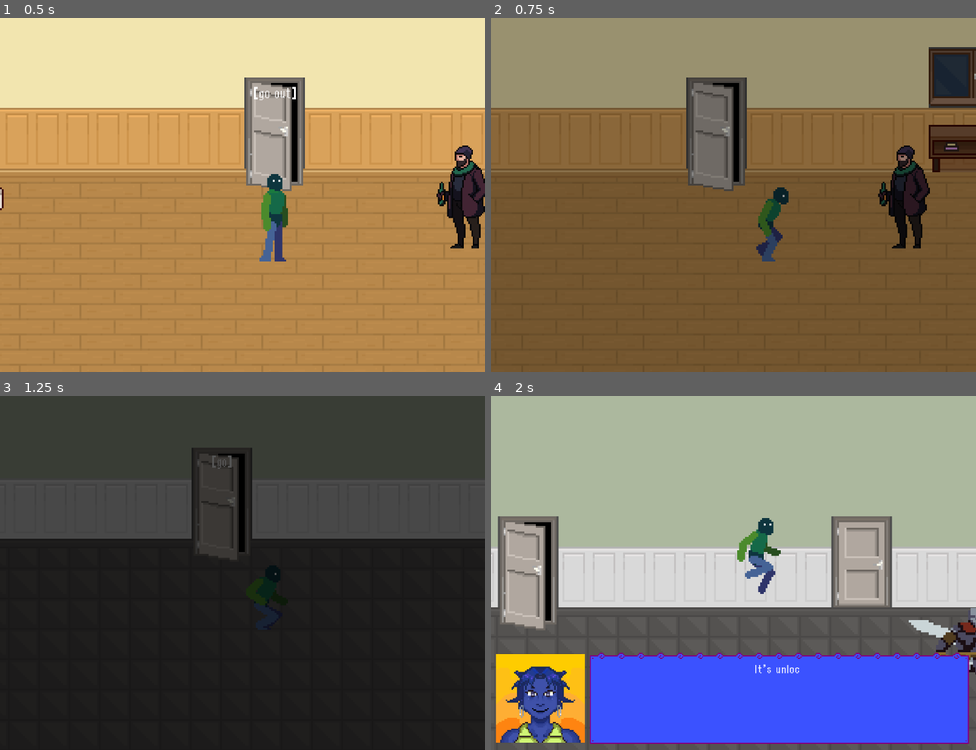
Above: before the commit, frames 1-4 (two rows, left to right).
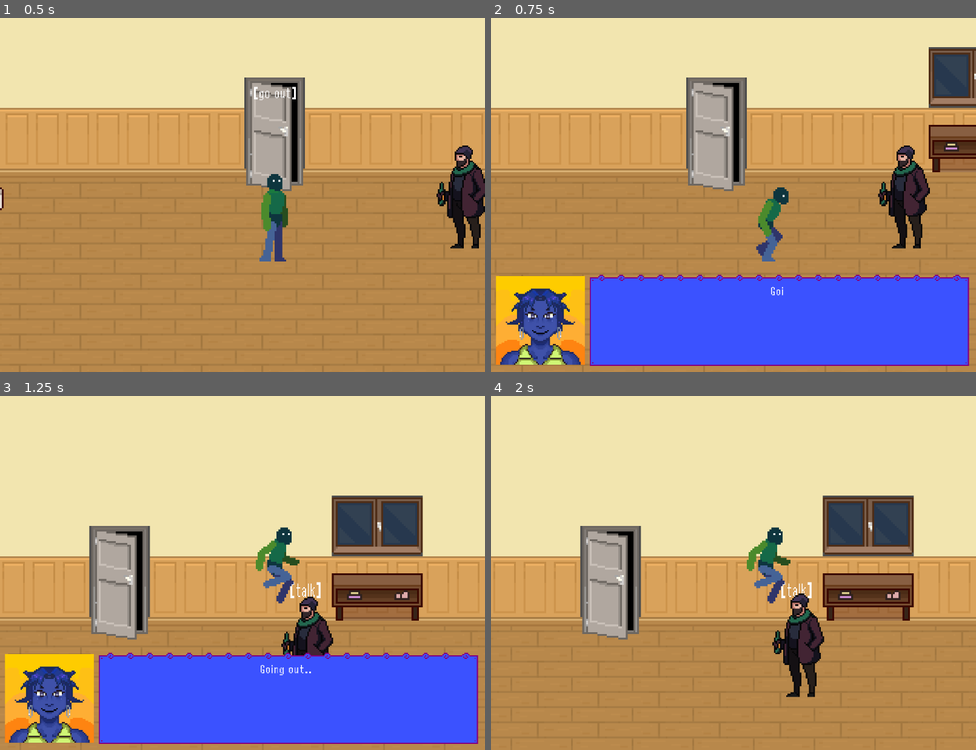
Above: after the commit, the same moments.

Repository: nisaturk/mirrorfixer-prototype
Game: Godot game, scene res://scenes/flat.tscn
The game is run twice, just before and just after one commit, with the same random seed, the same clock (stepped at 60 frames per second) and the same inputs. This scene is started directly instead of the project's main scene.
Inputs (mouse positions are in pixels of both pictures, inside the frame that each line leads up to):
- Up to frame 1 (0.5 s): no input
- Up to frame 2 (0.75 s): move the mouse to (840, 177) at 0.52 s; press the mouse at (840, 177) at 0.53 s; hold Right (move_right) from 0.53 s (still down)
- Up to frame 3 (1.25 s): keep holding Right (move_right); tap Up (jump) at 0.77 s
- Up to frame 4 (2 s): keep holding Right (move_right); move the mouse to (636, 590) at 1.27 s; release the mouse at (636, 590) at 1.28 s; click (636, 590) at 1.35 s; tap Up (jump) at 1.52 s

Frame 1 is identical in both runs. In frame 2, 98% of the frame differs, in the area x 0-100%, y 0-100%; in frame 3, 99%; in frame 4, 100%.

Commit message:
savepoint debut

Diff:
--- a/jsonfiles/dialogue-prototype.json
+++ b/jsonfiles/dialogue-prototype.json
@@ -177,6 +177,7 @@
 	"type": "line",
 	"text": "Ah, you found what you were missing. You may pass.",
 	"action": "allow_pass",
+	"set_flag": "unlocked_save_point",
 	"next_id": "end"
   },
 "elevator": {
@@ -187,7 +188,6 @@
 	{ "text": "✦ Floor 2", "next_id": "floor_2" },
 	{ "text": "✦ Floor 1", "next_id": "floor_1" },
 	{ "text": "✦ Stay", "next_id": "end" }
-
   ]
 },
 "floor_2": {
@@ -339,5 +339,18 @@
 	"type": "line",
 	"text": "stop bothering me",
 	"next_id": "end"
+  },
+"save_prompt": {
+	"type": "choice",
+	"text": "Record your progress?",
+	"options": [
+	  { "text": "✦ Yes.", "action": "save_game", "next_id": "save_success" },
+	  { "text": "✦ No.", "next_id": "end" }
+	]
+  },
+  "save_success": {
+	"type": "line",
+	"text": "Your progress has been saved.",
+	"next_id": "end"
   }
 }
--- a/project.godot
+++ b/project.godot
@@ -25,6 +25,7 @@
 ActionManager="*res://scripts/action_manager.gd"
 PauseMenu="*res://scenes/pause_menu.tscn"
 Events="*res://scripts/events.gd"
+SaveManager="*res://scripts/save_manager.gd"
 
 [dialogic]
 
--- a/scenes/elevator.tscn
+++ b/scenes/elevator.tscn
@@ -119,8 +119,6 @@
 [node name="Elevator" type="Area2D"]
 script = ExtResource("1_gisge")
 
-[node name="CollisionShape2D" type="CollisionShape2D" parent="."]
-
 [node name="AudioStreamPlayer2D" type="AudioStreamPlayer2D" parent="."]
 stream = ExtResource("2_gisge")
 
--- a/scenes/lobby.tscn
+++ b/scenes/lobby.tscn
@@ -13,6 +13,7 @@
 [ext_resource type="PackedScene" uid="uid://bq11jmsomieh6" path="res://scenes/bell.tscn" id="11_iwi7x"]
 [ext_resource type="PackedScene" uid="uid://bglrg2vgdl6e" path="res://scenes/elevator.tscn" id="12_wjff0"]
 [ext_resource type="PackedScene" uid="uid://mu6xyf36gys6" path="res://scenes/player.tscn" id="13_h1rib"]
+[ext_resource type="PackedScene" uid="uid://vv83wweejgsk" path="res://scenes/save_point.tscn" id="14_q6qq2"]
 
 [sub_resource type="TileSetAtlasSource" id="TileSetAtlasSource_yqjtg"]
 texture = ExtResource("1_dyhay")
@@ -3621,5 +3622,7 @@
 [node name="StairsSpawn" type="Marker2D" parent="SpawnPoints"]
 position = Vector2(361, 26)
 
-[connection signal="appeared" from="MissManager" to="Bell" method="deactivate"]
+[node name="SavePoint" parent="." instance=ExtResource("14_q6qq2")]
+position = Vector2(-285, 29)
+
 [connection signal="bell_rung" from="Bell" to="MissManager" method="_on_bell_bell_rung"]
--- a/scenes/maxime.tscn
+++ b/scenes/maxime.tscn
@@ -205,7 +205,7 @@
 [node name="Maxime" type="CharacterBody2D"]
 script = ExtResource("1_7ki3r")
 
-[node name="InteractableObject" parent="." instance=ExtResource("1_o83ev")]
+[node name="InteractablePerson" parent="." instance=ExtResource("1_o83ev")]
 position = Vector2(-32, -23)
 scale = Vector2(1.2667676, 1.6269584)
 dialogue_id = "maxime_greet"
--- a/scenes/miss_manager.tscn
+++ b/scenes/miss_manager.tscn
@@ -107,7 +107,7 @@
 [node name="MissManager" type="CharacterBody2D"]
 script = ExtResource("1_cfrt7")
 
-[node name="Interactable" parent="." instance=ExtResource("3_7e2hn")]
+[node name="InteractablePerson" parent="." instance=ExtResource("3_7e2hn")]
 visible = false
 position = Vector2(-20, -12)
 scale = Vector2(0.8018649, 0.80489475)
--- a/scenes/ninh.tscn
+++ b/scenes/ninh.tscn
@@ -51,7 +51,7 @@
 
 [node name="Ninh" type="CharacterBody2D"]
 
-[node name="InteractableObject" parent="." instance=ExtResource("1_r5kjd")]
+[node name="InteractablePerson" parent="." instance=ExtResource("1_r5kjd")]
 position = Vector2(-39.000004, -37)
 scale = Vector2(1.5285492, 1.9154077)
 dialogue_id = "ninh_greet"
--- /dev/null
+++ b/scenes/save_point.tscn
@@ -0,0 +1,22 @@
+[gd_scene load_steps=4 format=3 uid="uid://vv83wweejgsk"]
+
+[ext_resource type="Script" uid="uid://dr3xtnb8hibjd" path="res://scripts/save_point.gd" id="1_xvfwu"]
+[ext_resource type="Texture2D" uid="uid://bgj0w2fig3jgp" path="res://assets/sprites/characters/spiral.png" id="2_wiums"]
+[ext_resource type="PackedScene" uid="uid://bbh3286pn2faw" path="res://scenes/interactable.tscn" id="3_wiums"]
+
+[node name="SavePoint" type="Area2D"]
+script = ExtResource("1_xvfwu")
+
+[node name="Sprite2D" type="Sprite2D" parent="."]
+texture = ExtResource("2_wiums")
+
+[node name="HintLabel" type="Label" parent="."]
+offset_left = -19.0
+offset_top = -26.0
+offset_right = 21.0
+offset_bottom = -3.0
+
+[node name="InteractableObject" parent="." instance=ExtResource("3_wiums")]
+position = Vector2(-24, -28)
+dialogue_id = "save_prompt"
+hint_text = "save_prompt"
--- a/scenes/shard.tscn
+++ b/scenes/shard.tscn
@@ -1,7 +1,6 @@
-[gd_scene load_steps=4 format=3 uid="uid://cnmhg1unk4m10"]
+[gd_scene load_steps=3 format=3 uid="uid://cnmhg1unk4m10"]
 
 [ext_resource type="Texture2D" uid="uid://bh36pfi11j3li" path="res://assets/sprites/interior/shard.png" id="1_pmddc"]
-[ext_resource type="AudioStream" uid="uid://bypiygfy0m20t" path="res://assets/audio/shine-5-268908.mp3" id="2_x0ayr"]
 
 [sub_resource type="CircleShape2D" id="CircleShape2D_ua2y8"]
 radius = 11.0
@@ -14,8 +13,5 @@
 [node name="Sprite2D" type="Sprite2D" parent="."]
 texture = ExtResource("1_pmddc")
 
-[node name="AudioStreamPlayer2D" type="AudioStreamPlayer2D" parent="."]
-stream = ExtResource("2_x0ayr")
-
 [connection signal="body_entered" from="." to="." method="_on_body_entered"]
 [connection signal="body_exited" from="." to="." method="_on_body_exited"]
--- a/scripts/DialogueUI.gd
+++ b/scripts/DialogueUI.gd
@@ -43,12 +43,17 @@
 		return
 
 	current_node_id = id
+	# adding + setting flags for the new save system
+	if node_data.has("set_flag"):
+		var flag_name = node_data["set_flag"]
+		GlobalState.story_flags[flag_name] = true
+		print("Flag Set: ", flag_name)
 
 	if node_data.has("action"):
 		handle_action(node_data["action"])
 
 	var full_text = node_data.get("text", "...")
-	dialogue_label.text = full_text #preparation for the tween
+	dialogue_label.text = full_text # preparation for the tween
 	dialogue_label.visible_ratio = 0.0
 	dialogue_label.show()
 	choice_container.hide()
--- a/scripts/action_manager.gd
+++ b/scripts/action_manager.gd
@@ -18,7 +18,7 @@
 		"spawn": GameConsts.SPAWN_FLAT,
 		"elevator": false
 	},
-	"go_out": {
+	"go_out_of_flat_1": {
 		"scene": GameConsts.SCENE_FLOOR_2,
 		"spawn": GameConsts.SPAWN_FLAT,
 		"elevator": false
@@ -40,7 +40,8 @@
 	action_handler = {
 		"take_shard": _action_take_shard,
 		"allow_pass": _action_allow_pass,
-		"open_elevator": _action_open_elevator
+		"open_elevator": _action_open_elevator,
+		"save_game": _action_save_game
 	}
 
 func register_player(player_node):
@@ -100,3 +101,7 @@
 		DialogueUI.start_dialogue(object_id, caller, portrait_id)
 	elif interactable_node.has_method("interact"):
 		interactable_node.interact()
+
+func _action_save_game(_caller):
+	SaveManager.save_game()
+	print("ActionManager: Game save success")
--- a/scripts/bell.gd
+++ b/scripts/bell.gd
@@ -19,7 +19,3 @@
 	if $AudioStreamPlayer2D.playing:
 		$AudioStreamPlayer2D.stop()
 	$AudioStreamPlayer2D.play()
-
-#func deactivate():
-	#$CollisionShape2D.set_deferred("disabled", true)
-	#$AnimatedSprite2D.stop()
--- a/scripts/global_state.gd
+++ b/scripts/global_state.gd
@@ -10,50 +10,6 @@
 var just_used_elevator: bool = false
 var unlocked_notebook_ids: Array = []
 
-const SAVE_PATH = "user://savegame.json"
+var story_flags: Dictionary = {}
 
-func save_game():
-	var save_data = {
-		"spoke_to_miss_manager": spoke_to_miss_manager,
-		"next_spawn_point": next_spawn_point,
-		"collected_shards": collected_shards,
-		"finished_dialogues": finished_dialogues
-	}
-
-	var file = FileAccess.open(SAVE_PATH, FileAccess.WRITE)
-	if file:
-		file.store_string(JSON.stringify(save_data))
-		file.close()
-		print("Game saved successfully.")
-	else:
-		print("ERROR: Could not save game.")
-
-func load_game():
-	if not FileAccess.file_exists(SAVE_PATH):
-		print("No save file found.")
-		return false
-
-	var file = FileAccess.open(SAVE_PATH, FileAccess.READ)
-	if file:
-		var content = file.get_as_text()
-		file.close()
-
-		var data = JSON.parse_string(content)
-
-		if data:
-			spoke_to_miss_manager = data.get("spoke_to_miss_manager", false)
-			next_spawn_point = data.get("next_spawn_point", GameConsts.SCENE_LOBBY)
-			collected_shards = data.get("collected_shards", 0)
-			finished_dialogues = data.get("finished_dialogues", [])
-
-			print("Game loaded successfully.")
-			return true
-		else:
-			print("ERROR: Could not parse save data.")
-			return false
-	else:
-		print("ERROR: Could not open save file.")
-		return false
-
-func save_file_exists():
-	return FileAccess.file_exists(SAVE_PATH)
+# moved the saving stuff to save_manager because a tutorial on youtube said so..
--- a/scripts/miss_manager.gd
+++ b/scripts/miss_manager.gd
@@ -3,7 +3,7 @@
 @export var start_pos := Vector2(-300, 0) # where she starts (offscreen)
 @export var target_pos := Vector2(-118, 16) # where she should stop
 @export var speed := 60.0
-@onready var interactable: Area2D = $Interactable # fixing the invisible talker bug with this
+@onready var interactable: Area2D = $InteractablePerson # fixing the invisible talker bug with this
 
 signal appeared
 
@@ -34,15 +34,11 @@
 			animated_sprite.play("idle") # switch to idle
 			print("Miss Manager arrived.")
 			return
-		# move toward target
 		position = position.move_toward(target_pos, speed * delta)
-		# play the walking animation
 		if animated_sprite.animation != "walk":
 			animated_sprite.play("walk")
-		# flip sprite horizontally based on movement direction
-		animated_sprite.flip_h = velocity.x < 0
+		animated_sprite.flip_h = velocity.x < 0 # flip sprite based on movement direction
 
-# called when bell signal triggers
 func _on_bell_bell_rung(count: int) -> void:
 	if count >= 10 and not active:
 		appear()
--- a/scripts/player.gd
+++ b/scripts/player.gd
@@ -106,7 +106,7 @@
 		return
 
 	if event.is_action_pressed("interact"):
-		print("Player heard Interact!")
+		#print("Player heard interact")
 
 		if current_best_interactable != null:
 			get_viewport().set_input_as_handled()
--- /dev/null
+++ b/scripts/save_manager.gd
@@ -0,0 +1,55 @@
+extends Node
+
+const SAVE_PATH = "user://savegame.json"
+
+func save_game():
+	var save_data = {
+		"spoke_to_miss_manager": GlobalState.spoke_to_miss_manager,
+		"next_spawn_point": GlobalState.next_spawn_point,
+		"collected_shards": GlobalState.collected_shards,
+		"finished_dialogues": GlobalState.finished_dialogues,
+		"unlocked_notebook_ids": GlobalState.unlocked_notebook_ids,
+		"story_flags": GlobalState.story_flags
+	}
+
+	var file = FileAccess.open(SAVE_PATH, FileAccess.WRITE)
+	if file:
+		file.store_string(JSON.stringify(save_data))
+		file.close()
+		print("SaveManager: Game saved successfully.")
+	else:
+		print("SaveManager: ERROR - Could not save game.")
+
+func load_game() -> bool:
+	if not FileAccess.file_exists(SAVE_PATH):
+		print("SaveManager: No save file found.")
+		return false
+
+	var file = FileAccess.open(SAVE_PATH, FileAccess.READ)
+	if file:
+		var content = file.get_as_text()
+		file.close()
+
+		var data = JSON.parse_string(content)
+		if data:
+			_apply_data_to_state(data)
+			print("SaveManager: Game loaded successfully.")
+			return true
+		else:
+			print("SaveManager: ERROR - Could not parse save data.")
+			return false
+	return false
+
+func _apply_data_to_state(data: Dictionary):
+	GlobalState.spoke_to_miss_manager = data.get("spoke_to_miss_manager", false)
+	GlobalState.next_spawn_point = data.get("next_spawn_point", "res://scenes/lobby.tscn")
+	GlobalState.collected_shards = data.get("collected_shards", 0)
+	GlobalState.finished_dialogues = data.get("finished_dialogues", [])
+	GlobalState.unlocked_notebook_ids = data.get("unlocked_notebook_ids", [])
+	GlobalState.story_flags = data.get("story_flags", {})
+
+func save_file_exists() -> bool:
+	return FileAccess.file_exists(SAVE_PATH)
+
+func delete_save():
+	DirAccess.remove_absolute(SAVE_PATH)
--- /dev/null
+++ b/scripts/save_point.gd
@@ -0,0 +1,13 @@
+extends Interactable
+
+@export var required_flag: String = "unlocked_save_point"
+
+func _ready():
+	if GlobalState.story_flags.get(required_flag) == true: hint_text = "Save"
+
+func interact(_player):
+	if required_flag == "" or GlobalState.story_flags.get(required_flag) == true:
+		SaveManager.save_game()
+		print("Game be saved, unlike you.")
+	else:
+		print("cant.")
Binary file added: assets/sprites/characters/spiral.png
Not shown: 1 places in scenes/lobby.tscn that only renumber resources
Not shown, added: scripts/save_manager.gd.uid
Not shown, added: scripts/save_point.gd.uid
